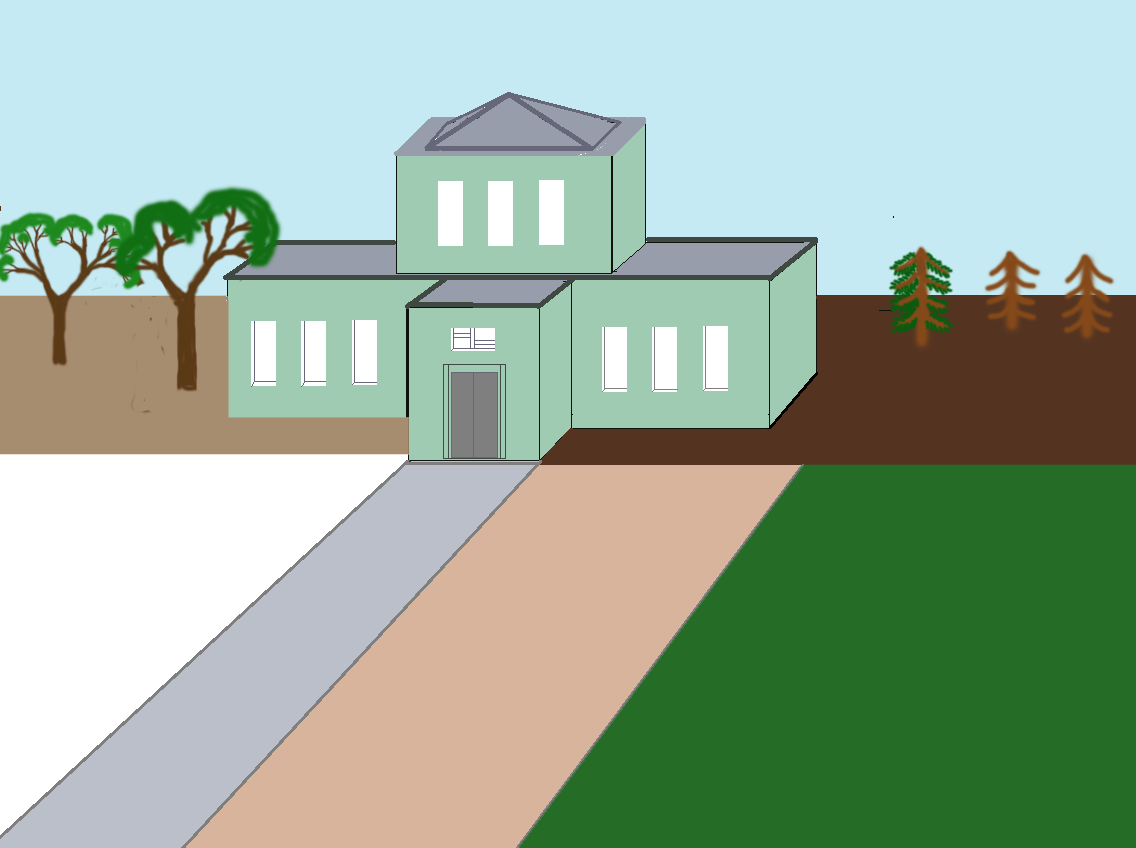
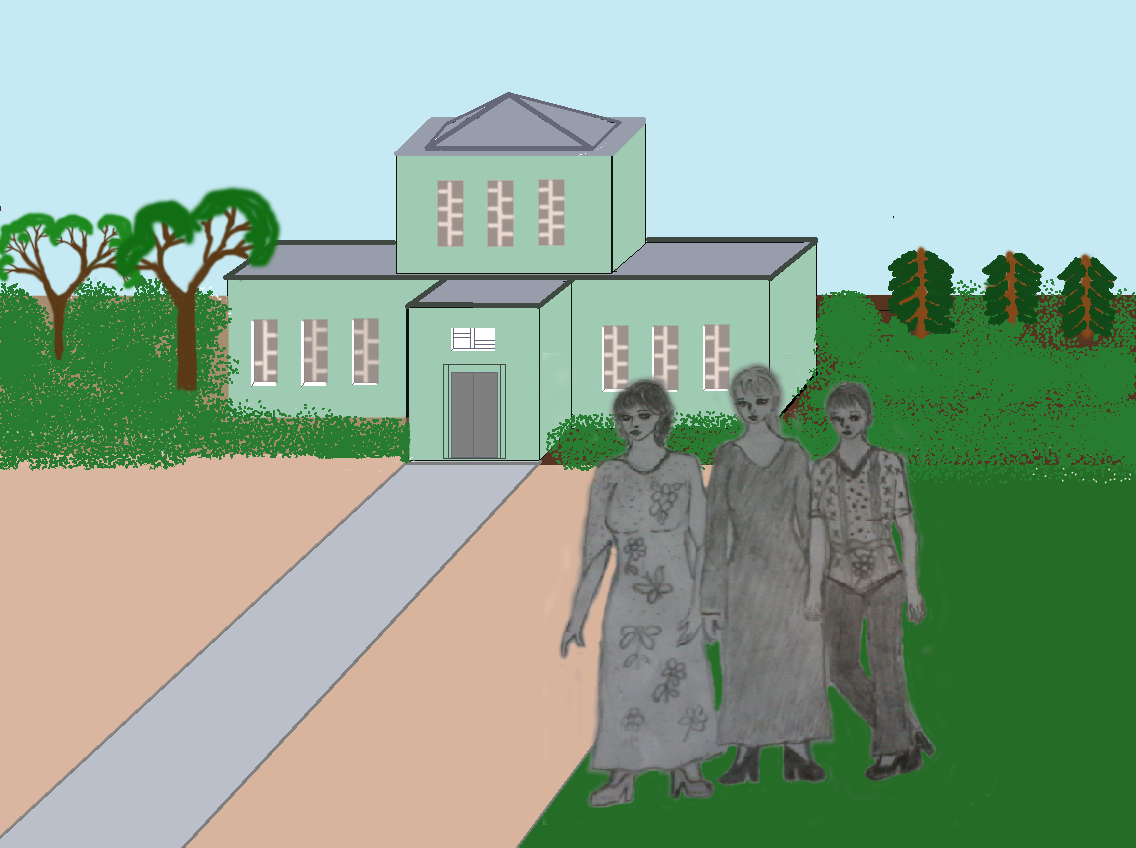
Layers edited between the first and the second 1136x848 image:
added layer "Слой 5" above "Слой 4" over <box>543,353,957,825</box>
painted on "Слой 4" over <box>944,752,998,806</box>
painted on "Слой 3" over <box>101,178,1116,393</box>
painted on "Слой 2" over <box>888,250,1117,334</box>
painted on "Слой 1" over <box>0,272,1136,485</box>
painted on "Фон" over <box>0,179,730,836</box>
